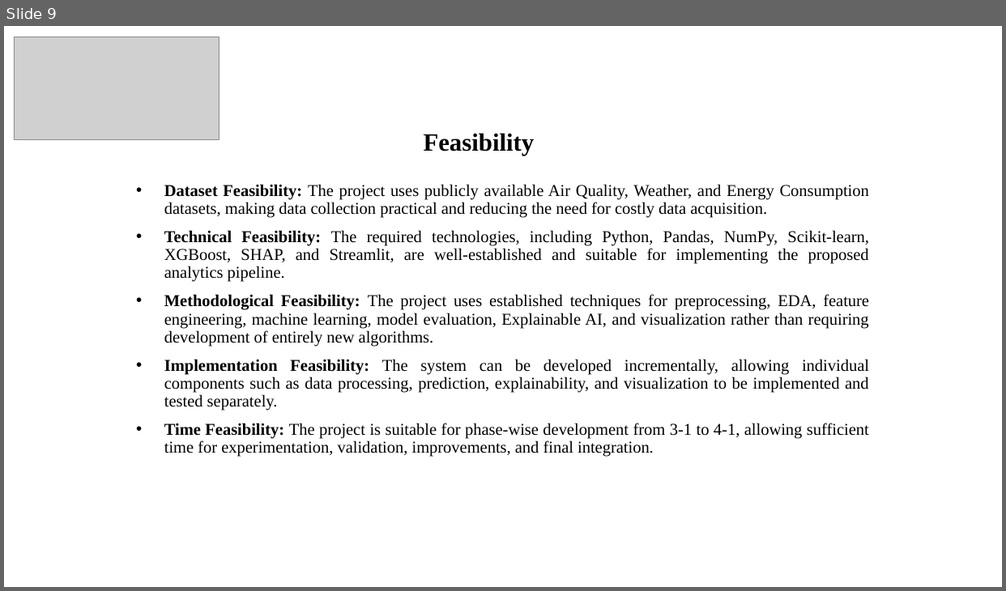
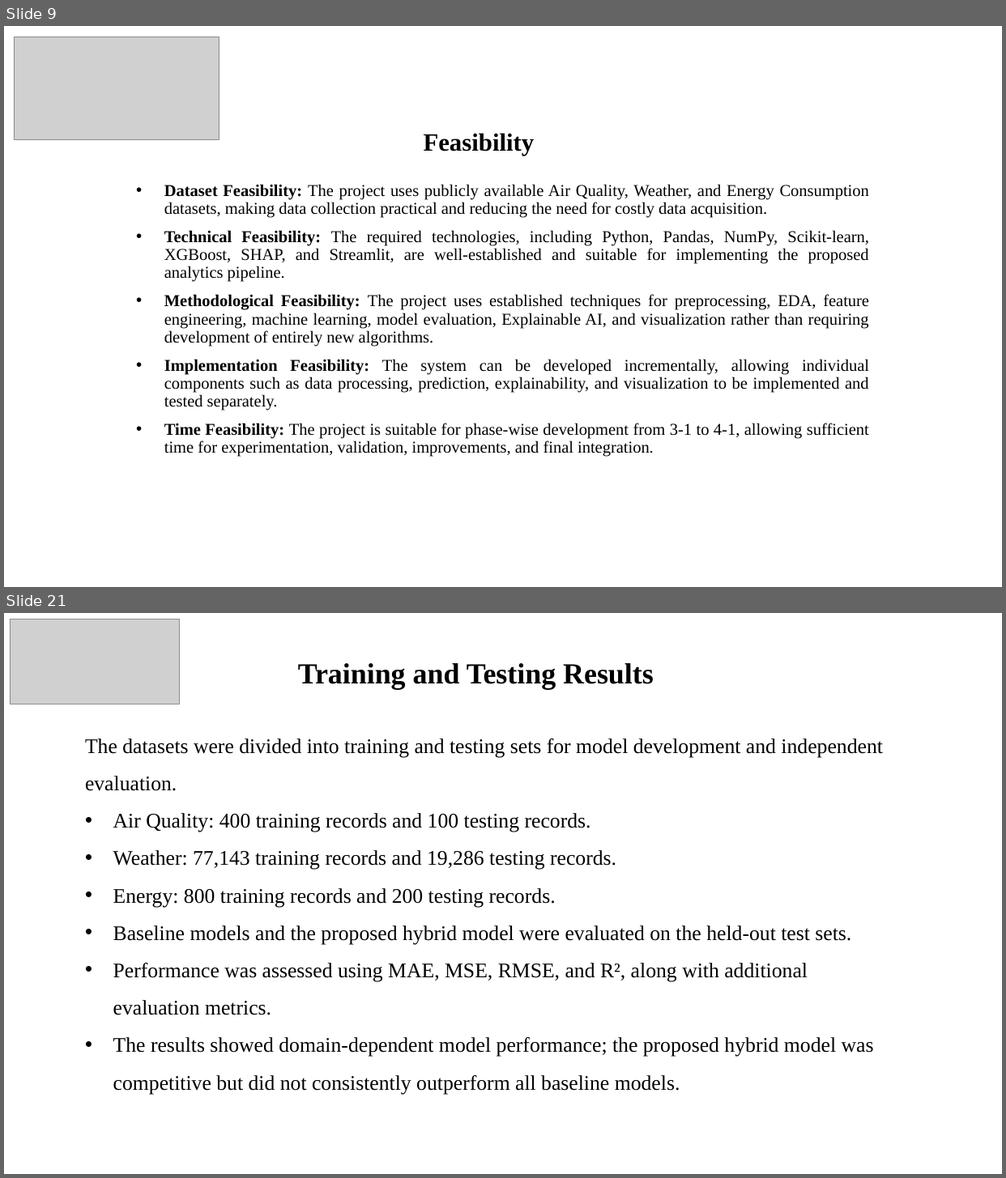
Before and after one commit to sharmi-pathi/KLH-CSE-2026-27-2420030042-Explainable-Data-Analytics-for-Sustainable-Smart-City-Applications, a slide deck: docs/Batch 4-DAV Project PPT.pptx. Shown one above the other, each under a label of ours: slide 9 before the commit, slides 9 and 21 after it; the slides between them are not shown. The pictures are 1006x591 and 1006x1178 pixels, drawn with LibreOffice and Linux fonts; fonts in the diff are those of the drawing; grey boxes stand for pictures. Boxes give left, top, right and bottom in pixels: in the first picture for what was removed or moved away, otherwise in the second. Text is boxed around its words. In the diff, an @@ line names an element or a change of style, - is before the commit and + after.

```diff
--- a/docs/Batch 4-DAV Project PPT.pptx
+++ b/docs/Batch 4-DAV Project PPT.pptx
@@ slide 21 added at <box>4,613,1002,1174</box>, background #FFFFFF @@
@@ picture added at <box>10,619,180,704</box> @@
@@ text added at <box>298,663,654,689</box>, 28 pt, text #000000, bold @@
+Training and Testing Results
@@ text added at <box>85,739,883,1094</box>, 20 pt, text #000000 @@
+The datasets were divided into training and testing sets for model development and independent evaluation.
+• Air Quality: 400 training records and 100 testing records.
+• Weather: 77,143 training records and 19,286 testing records.
+• Energy: 800 training records and 200 testing records.
+• Baseline models and the proposed hybrid model were evaluated on the held-out test sets.
+• Performance was assessed using MAE, MSE, RMSE, and R², along with additional evaluation metrics.
+• The results showed domain-dependent model performance; the proposed hybrid model was competitive but did not consistently outperform all baseline models.
```
Also in this commit, not shown: 5 slides changed, 17 other slides added.
